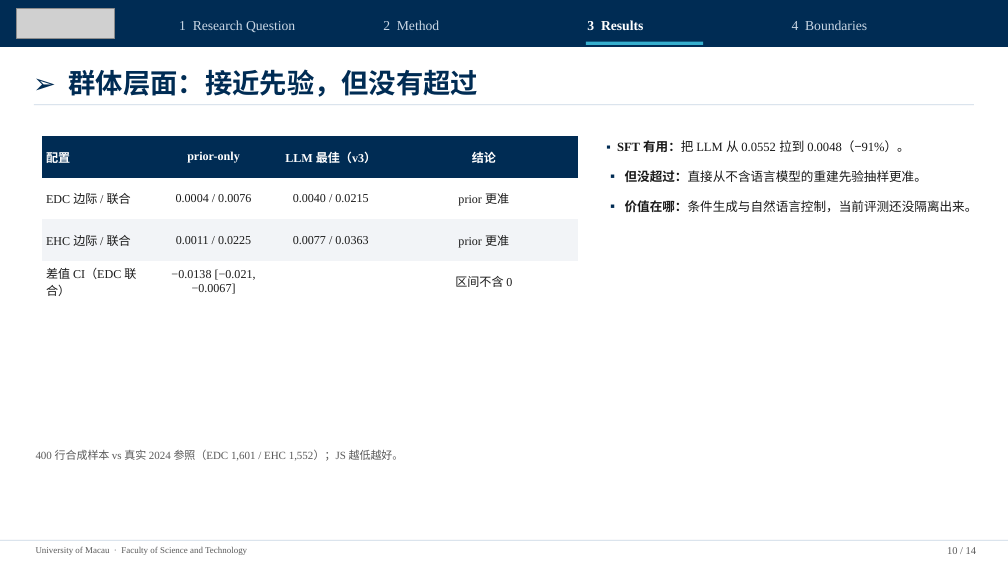
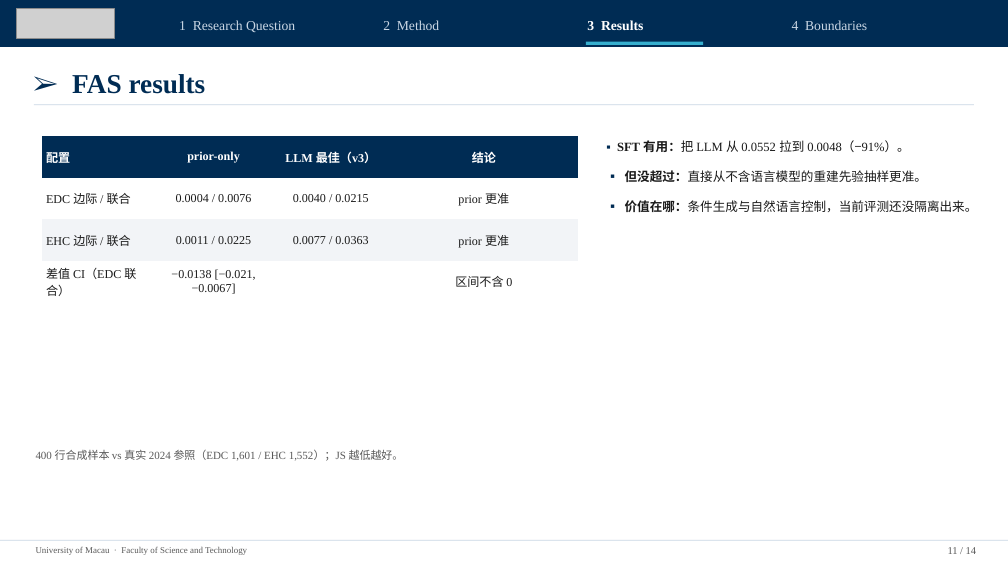
Before and after one commit to gyro-zpl/fas_pro, a slide deck: slide 11 of docs/04_论文稿件/导师阶段汇报_UMAC_2026-11-23.pptx (slide 10 before the commit). Drawn at 1008x567 pixels with LibreOffice and Linux fonts; fonts in the diff are those of the drawing; grey boxes stand for pictures. Boxes give left, top, right and bottom in pixels: in the first picture for what was removed or moved away, otherwise in the second. Text is boxed around its words. In the diff, an @@ line names an element or a change of style, - is before the commit and + after.

```diff
--- a/docs/04_论文稿件/导师阶段汇报_UMAC_2026-11-23.pptx
+++ b/docs/04_论文稿件/导师阶段汇报_UMAC_2026-11-23.pptx
@@ text at [72,74,206,94]: text changed @@
-➢ 群体层面：接近先验，但没有超过
+➢ FAS results
@@ text at [948,547,976,554]: text changed @@
-10 / 14
+11 / 14
```
Also in this commit, not shown: 12 other slides changed, 1 slide added, 1 slide removed, 5 other files.
